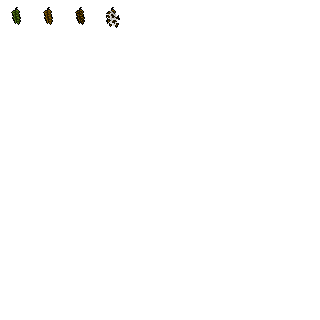
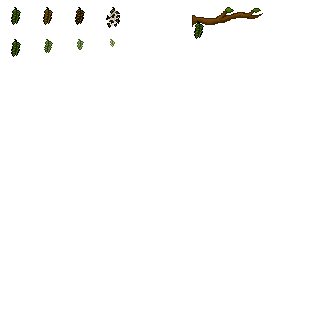
Revision of a layered (320, 320) image; what changed, layer by layer:
painted on "Copy of Paint Layer 1" (1st of 5) over [11, 7, 120, 57]
painted on "Copy of Paint Layer 1" (2nd of 5) over [11, 7, 120, 57]
painted on "Copy of Paint Layer 1" (3rd of 5) over [11, 7, 120, 57]
added layer "Copy of Paint Layer 1" (4th of 5) above "Copy of Paint Layer 1" over [11, 7, 53, 57]
added layer "Copy of Paint Layer 1" (5th of 5) above "Paint Layer 1" over [11, 7, 53, 57]
painted on "Paint Layer 1" (1st of 2) over [11, 7, 120, 57]
added layer "Paint Layer 2" above "Paint Layer 1" over [11, 7, 120, 57]
painted on "Paint Layer 1" (2nd of 2) over [11, 7, 120, 57]